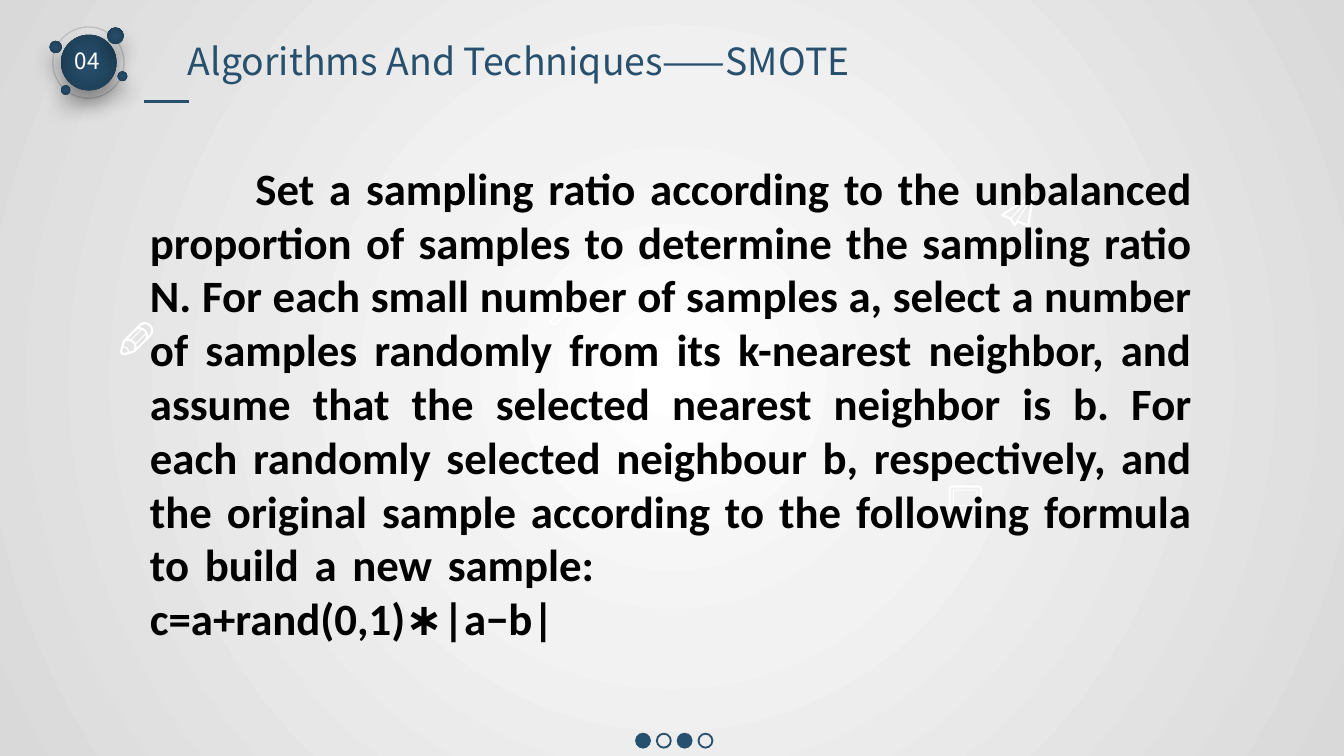
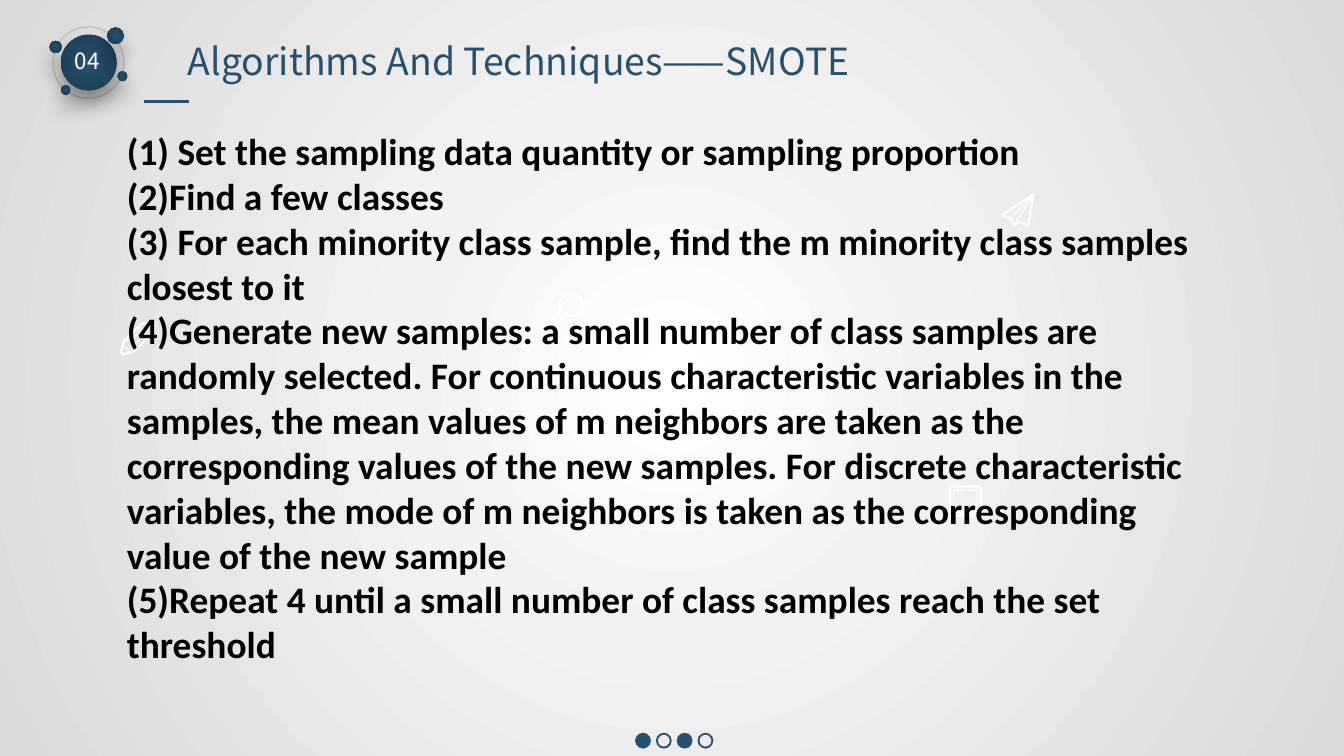
Before and after one commit to 545593069/RandomForest, a slide deck: slide 17 of group_11.pptx (slide 15 before the commit). Drawn at 1344x756 pixels with LibreOffice and Linux fonts; fonts in the diff are those of the drawing. Boxes give left, top, right and bottom in pixels: in the first picture for what was removed or moved away, otherwise in the second. Text is boxed around its words. In the diff, an @@ line names an element or a change of style, - is before the commit and + after.

```diff
--- a/group_11.pptx
+++ b/group_11.pptx
@@ text at <box>127,137,1188,659</box>: text changed; size 24 to 20 pt @@
-Set a sampling ratio according to the unbalanced proportion of samples to determine the sampling ratio N. For each small number of samples a, select a number of samples randomly from its k-nearest neighbor, and assume that the selected nearest neighbor is b. For each randomly selected neighbour b, respectively, and the original sample according to the following formula to build a new sample: c=a+rand(0,1)∗|a−b|
+(1) Set the sampling data quantity or sampling proportion
+(2)Find a few classes
+(3) For each minority class sample, find the m minority class samples closest to it
+(4)Generate new samples: a small number of class samples are randomly selected. For continuous characteristic variables in the samples, the mean values of m neighbors are taken as the corresponding values of the new samples. For discrete characteristic variables, the mode of m neighbors is taken as the corresponding value of the new sample
+(5)Repeat 4 until a small number of class samples reach the set threshold
```
Also in this commit, not shown: 10 other slides changed, 6 slides added, 4 other files.
